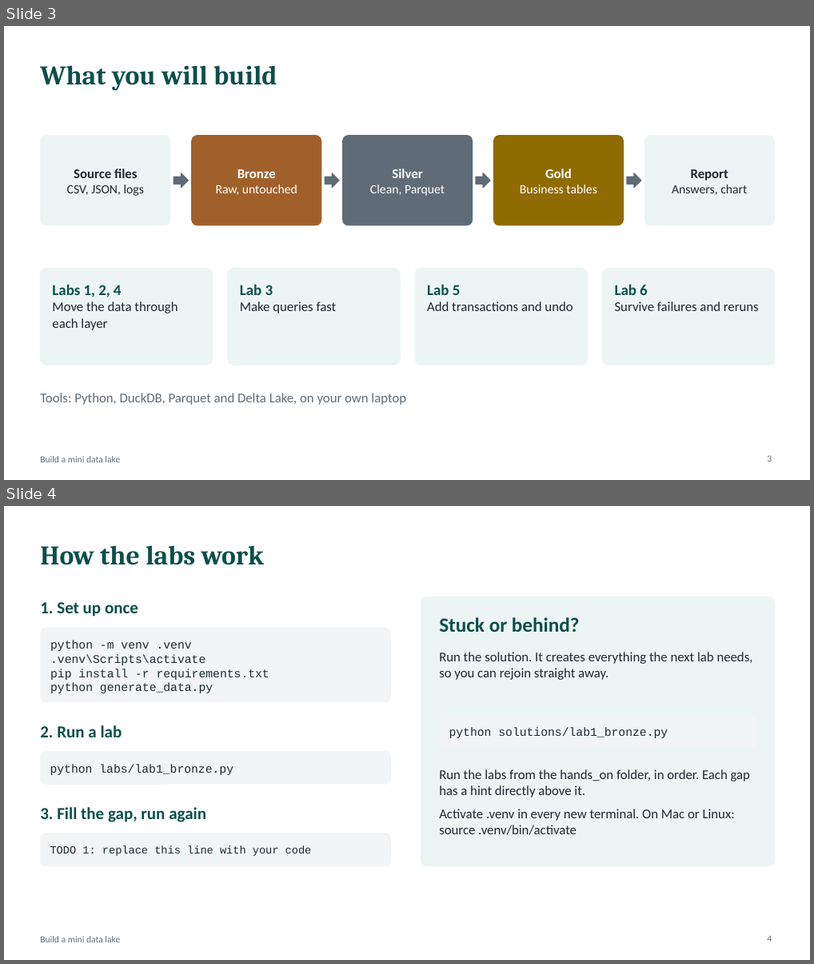
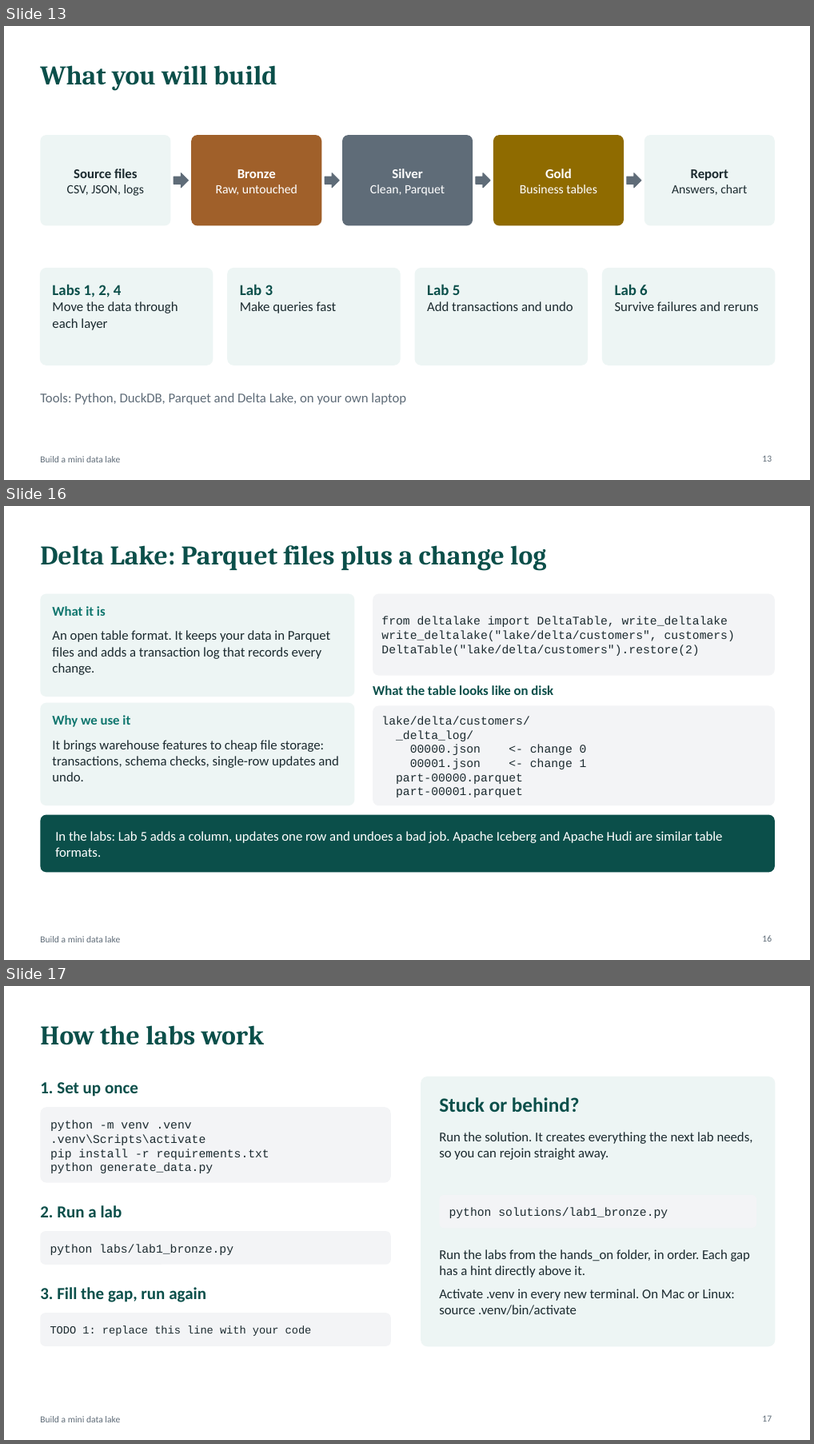
Before and after one commit to atulkahatecdac/datalake, a slide deck: Data_Engineering_Session.pptx. Shown one above the other, each under a label of ours: slides 3 and 4 before the commit, slides 13, 16 and 17 after it; the slides between them are not shown. The pictures are 814x964 and 814x1444 pixels, drawn with LibreOffice and Linux fonts; fonts in the diff are those of the drawing. Boxes give left, top, right and bottom in pixels: in the first picture for what was removed or moved away, otherwise in the second. Text is boxed around its words. In the diff, an @@ line names an element or a change of style, - is before the commit and + after.

```diff
--- a/Data_Engineering_Session.pptx
+++ b/Data_Engineering_Session.pptx
@@ slide 16 added at bbox=[4, 506, 810, 960], background #FFFFFF; not listed: 1 template element that a slide beside it also shows @@
@@ title added at bbox=[40, 545, 546, 571], 32 pt, text #0B4F4A, bold @@
+Delta Lake: Parquet files plus a change log
@@ rounded rectangle added at bbox=[40, 594, 355, 696], fill #EDF5F4 @@
@@ rounded rectangle added at bbox=[373, 594, 775, 676], fill #F3F4F6 @@
@@ text added at bbox=[52, 606, 106, 616], 16 pt, text #0F766E, bold @@
+What it is
@@ text added at bbox=[382, 616, 735, 656], 14 pt, text #1B2A2F @@
+from deltalake import DeltaTable, write_deltalake
+write_deltalake("lake/delta/customers", customers)
+DeltaTable("lake/delta/customers").restore(2)
@@ text added at bbox=[52, 630, 330, 675], 16 pt, text #1B2A2F @@
+An open table format. It keeps your data in Parquet files and adds a transaction log that records every change.
@@ text added at bbox=[373, 685, 554, 695], 16 pt, text #0B4F4A, bold @@
+What the table looks like on disk
@@ rounded rectangle added at bbox=[40, 703, 355, 805], fill #EDF5F4 @@
@@ text added at bbox=[52, 715, 130, 727], 16 pt, text #0F766E, bold @@
+Why we use it
@@ rounded rectangle added at bbox=[373, 706, 775, 805], fill #F3F4F6 @@
@@ text added at bbox=[382, 716, 587, 797], 14 pt, text #1B2A2F @@
+lake/delta/customers/
+_delta_log/
+00000.json <- change 0
+00001.json <- change 1
+part-00000.parquet
+part-00001.parquet
@@ text added at bbox=[52, 740, 339, 781], 16 pt, text #1B2A2F @@
+It brings warehouse features to cheap file storage: transactions, schema checks, single-row updates and undo.
@@ rounded rectangle added at bbox=[40, 815, 775, 872], fill #0B4F4A @@
@@ text added at bbox=[55, 831, 722, 856], 16 pt, text #FFFFFF @@
+In the labs: Lab 5 adds a column, updates one row and undoes a bad job. Apache Iceberg and Apache Hudi are similar table formats.
@@ page number added at bbox=[762, 935, 772, 941], 11 pt, text #5F6C78 @@
+16
@@ what was slide 3 is now slide 13 @@
@@ page number at bbox=[762, 455, 772, 461]: text changed @@
-3
+13
@@ what was slide 4 is now slide 17 @@
@@ page number at bbox=[762, 1415, 772, 1421]: text changed @@
-4
+17
```
Also in this commit, not shown: 6 slides changed, 14 other slides added.
